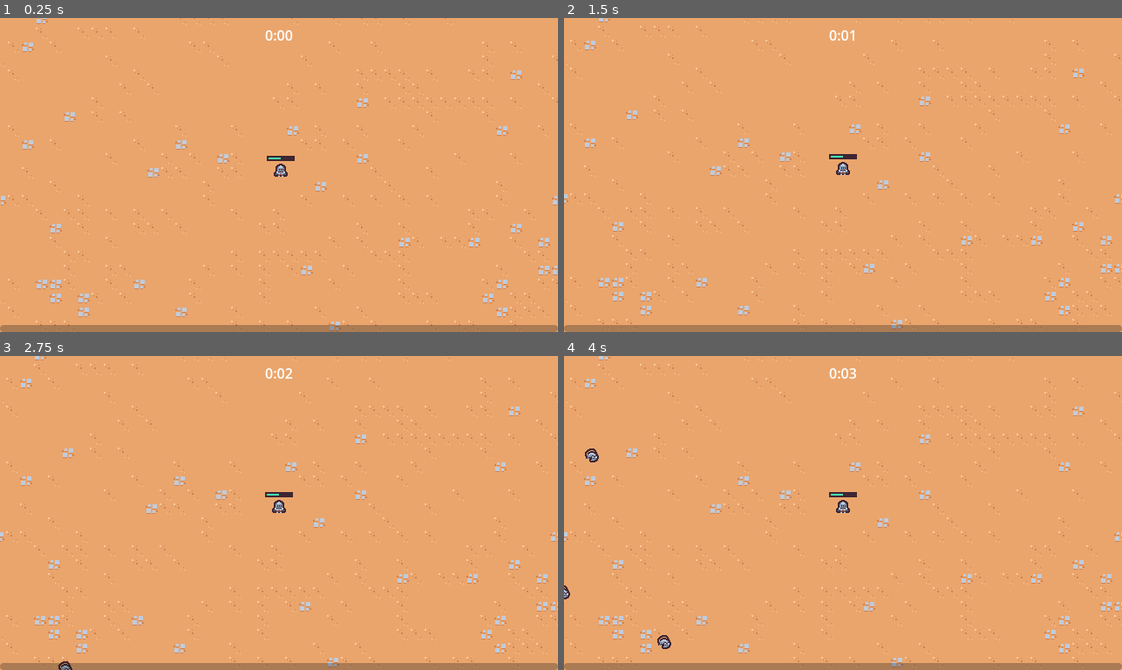
Above: before the commit, frames 1-4 (two rows, left to right).
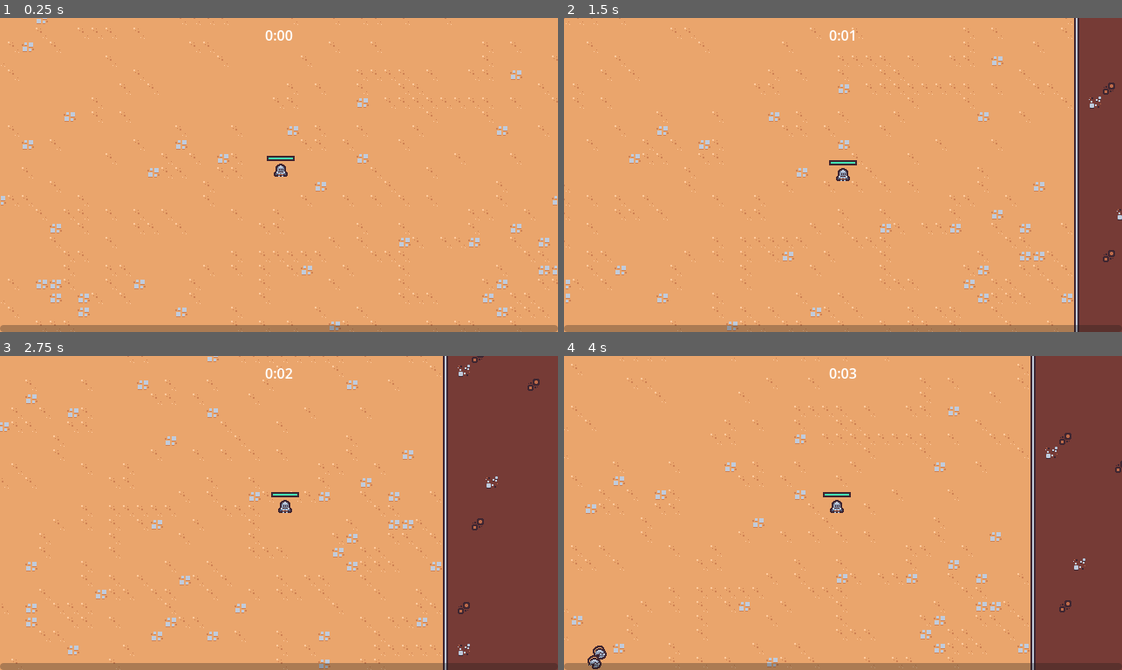
Above: after the commit, the same moments.

Repository: rafariossaa/godot_2d_survival_tutorial
Game: Godot game, scene res://scenes/main/main.tscn
The game is run twice, just before and just after one commit, with the same random seed, the same clock (stepped at 60 frames per second) and the same inputs.
Inputs (mouse positions are in pixels of both pictures, inside the frame that each line leads up to):
- Up to frame 1 (0.25 s): no input
- Up to frame 2 (1.5 s): move the mouse to (965, 159) at 0.52 s; press the mouse at (965, 159) at 0.53 s; hold Right (move_right) 0.53-1.28 s; move the mouse to (731, 190) at 1.27 s; release the mouse at (731, 190) at 1.28 s; hold Down (move_down) from 1.28 s (still down); click (731, 190) at 1.35 s
- Up to frame 3 (2.75 s): move the mouse to (334, 443) at 2.02 s; release Down (move_down) at 2.03 s; press the mouse at (334, 443) at 2.03 s; hold Right (move_right) from 2.03 s (still down)
- Up to frame 4 (4 s): move the mouse to (815, 575) at 2.77 s; release Right (move_right) at 2.78 s; release the mouse at (815, 575) at 2.78 s; hold Up (move_up) 2.78-3.53 s; click (815, 575) at 2.85 s; move the mouse to (1010, 560) at 3.52 s; press the mouse at (1010, 560) at 3.53 s; hold Left (move_left) from 3.53 s (still down)

The runs differ from the first frame. In frame 1, less than 0.1% of the frame differs, in the area x 50-53%, y 44-45%; in frame 2, 13%; in frame 3, 25%, in the area x 0-100%, y 0-100%; in frame 4, 20%.
Error before the commit: Parse Error: Expected closing ")" after call arguments. (res://scenes/game_object/player/player.gd:72)

Commit message:
Lesson 35- Prevent abilities form being chosen twice + Fix emeny spawn timing bug

Diff:
--- a/resources/upgrades/ability_upgrade.gd
+++ b/resources/upgrades/ability_upgrade.gd
@@ -2,5 +2,6 @@
 class_name AbilityUpgrade
 
 @export var id: String
+@export var max_quantity: int
 @export var name: String
 @export_multiline var description: String
--- a/resources/upgrades/axe.tres
+++ b/resources/upgrades/axe.tres
@@ -7,5 +7,6 @@
 script = ExtResource("1_hhout")
 ability_controller_scene = ExtResource("1_7m871")
 id = "axe"
+max_quantity = 1
 name = "Axe"
 description = "Periodically sends out a spinning axe."
--- a/scenes/ability/axe_ability_controller/axe_ability_controller.tscn
+++ b/scenes/ability/axe_ability_controller/axe_ability_controller.tscn
@@ -8,5 +8,5 @@
 axe_ability_scene = ExtResource("2_0d26f")
 
 [node name="Timer" type="Timer" parent="."]
-wait_time = 2.0
+wait_time = 3.5
 autostart = true
--- a/scenes/game_object/player/player.gd
+++ b/scenes/game_object/player/player.gd
@@ -65,8 +65,8 @@
 	update_health_display()
 
 
-func on_ability_upgrade_added( ability_upgrade: AbilityUpgrade, current_upgrades: Dictionary):
+func on_ability_upgrade_added( ability_upgrade: AbilityUpgrade, _current_upgrades: Dictionary):
 	if not ability_upgrade is Ability:
 		return
 	var ability = ability_upgrade as Ability
-	abilities.add_child(ability.ability_controlle r_scene.instantiate())
+	abilities.add_child(ability.ability_controller_scene.instantiate())
--- a/scenes/manager/enemy_manager.gd
+++ b/scenes/manager/enemy_manager.gd
@@ -12,6 +12,7 @@
 
 func _ready():
 	timer.timeout.connect(on_timer_timeout)
+	base_spawn_time = timer.wait_time
 	arena_time_manager.arena_difficulty_increased.connect(on_arena_difficulty_increased)
 
 func get_spawn_position():
@@ -59,5 +60,5 @@
 	var time_off = (.1 / 12) * arena_difficulty
 	#Clamp to a limit
 	time_off = min(time_off, .7)
-	print(time_off)
+	print("Time: " + str(base_spawn_time - time_off) )
 	timer.wait_time = base_spawn_time - time_off
--- a/scenes/manager/upgrade_manager.gd
+++ b/scenes/manager/upgrade_manager.gd
@@ -21,6 +21,13 @@
 	else:
 		current_upgrades[upgrade.id]["quantity"] += 1
 
+	# Limit the the amount of time you can get an ability
+	if upgrade.max_quantity > 0:
+		print(upgrade.max_quantity)
+		var currenty_quantity = current_upgrades[upgrade.id]["quantity"]
+		if currenty_quantity == upgrade.max_quantity:
+			upgrade_pool = upgrade_pool.filter(func (pool_upgrade): return pool_upgrade.id != upgrade.id)
+
 	GameEvents.emit_ability_upgrade_added(upgrade, current_upgrades)
 
 func pick_upgrades():
@@ -28,7 +35,11 @@
 	var filtered_upgrades = upgrade_pool.duplicate()
 	# Choose two upgrades
 	for i in 2:
+		if filtered_upgrades.size () == 0:
+			break
+
 		var chosen_upgrade = filtered_upgrades.pick_random() as AbilityUpgrade
+
 		chosen_upgrades.append(chosen_upgrade)
 		filtered_upgrades = filtered_upgrades.filter(func (upgrade): return upgrade.id != chosen_upgrade.id)
 
